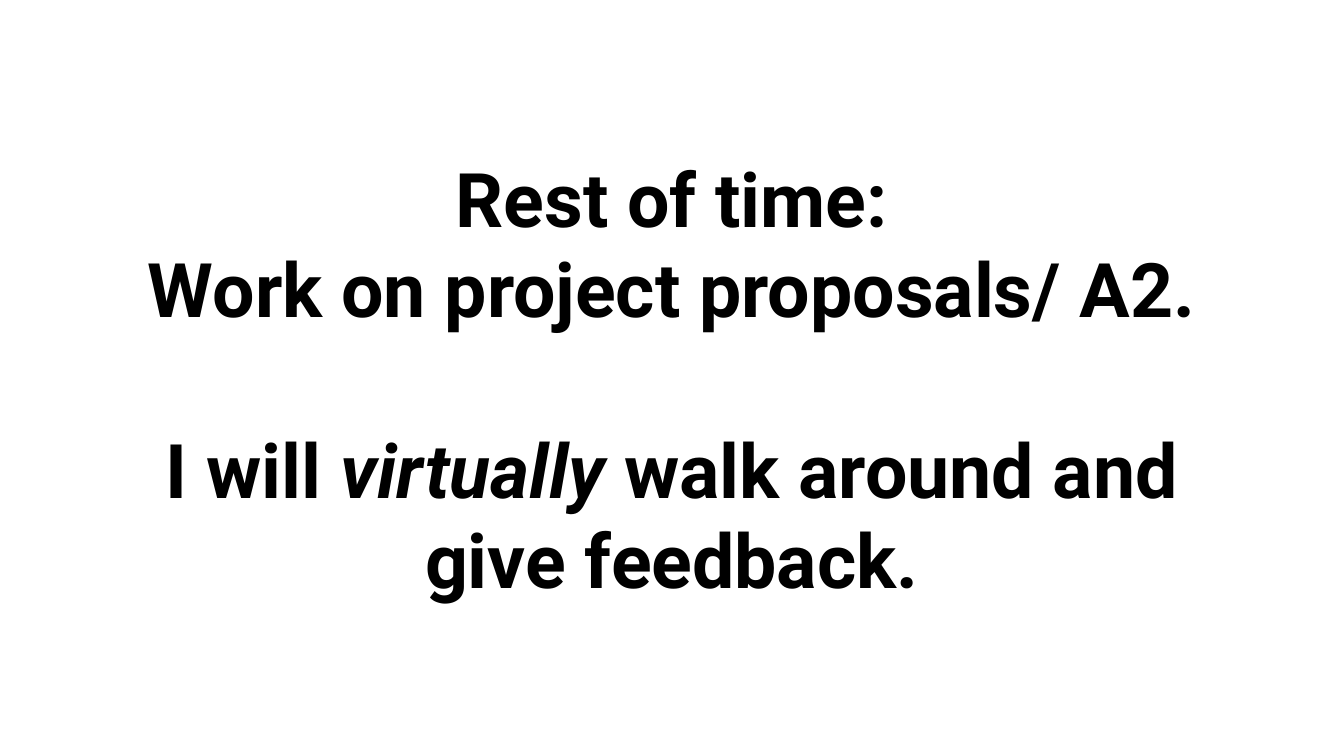
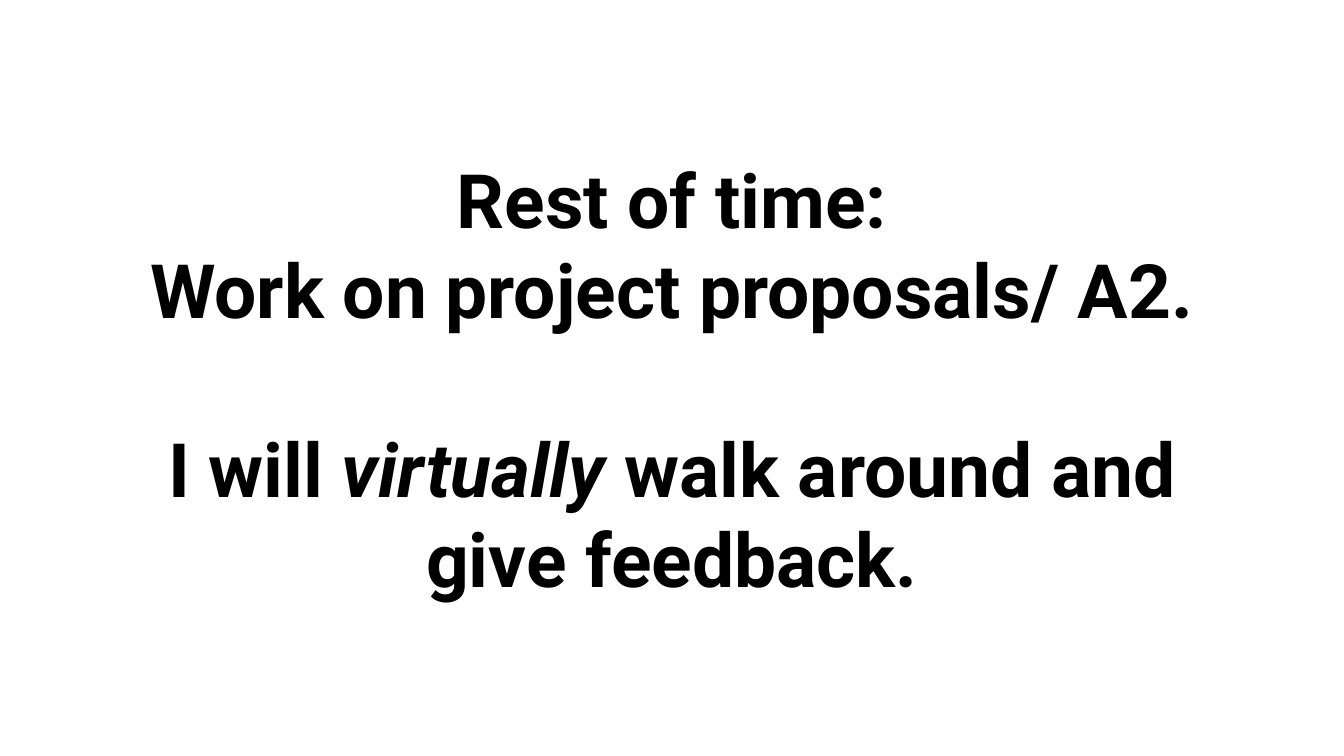
Before and after one commit to COGS108/Section-Sp20, a slide deck: slide 7 of Will/disc03/disc03.pptx. Drawn at 1344x756 pixels with LibreOffice and Linux fonts; fonts in the diff are those of the drawing. Boxes give left, top, right and bottom in pixels: in the first picture for what was removed or moved away, otherwise in the second. Text is boxed around its words. In the diff, an @@ line names an element or a change of style, - is before the commit and + after.

```diff
--- a/Will/disc03/disc03.pptx
+++ b/Will/disc03/disc03.pptx
@@ title "Rest of time: Work on ..." at [150,171,1193,603]: size 107.5 to 107 pt @@
```
Also in this commit, not shown: 4 other slides changed, 6 other files.
